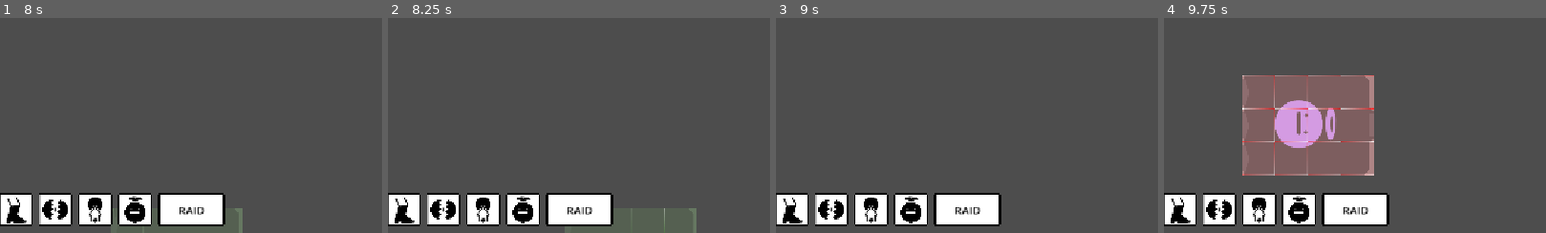
Above: before the commit, frames 1-4 (left to right).
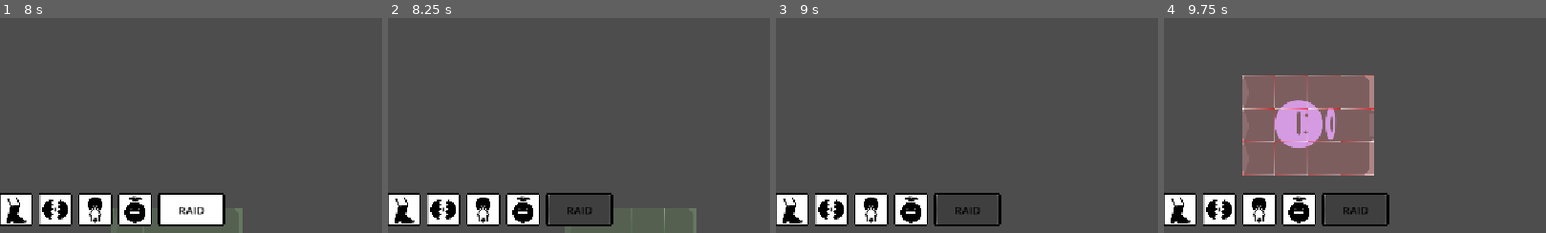
Above: after the commit, the same moments.

Repository: Schlutzkrapfen/Camara-Game
Game: Godot game, scene res://Levels/main_scene.tscn
Same seed, same stepped clock (60 frames per second), same inputs: the game is played once before the commit and once after it. This scene is started directly instead of the project's main scene.
Inputs (mouse positions are % of the whole screen's width and height, from its top left):
- Up to frame 1 (8 s): click (3, 95) at 0.5 s; click (8, 95) at 1.25 s; click (13, 95) at 2 s; click (19, 95) at 2.75 s; click (24, 95) at 3.5 s; click (29, 95) at 4.25 s; click (34, 95) at 5 s; click (39, 95) at 5.75 s; click (45, 95) at 6.5 s; click (50, 95) at 7.25 s
- Up to frame 2 (8.25 s): click "RAID" at 8 s
- Up to frame 3 (9 s): click (97, 95) at 8.75 s
- Up to frame 4 (9.75 s): tap Enter at 9.5 s; move the mouse to (45, 70) at 9.52 s; hold 9 (Upgrader) from 9.53 s (still down); tap 0 (Aliver) at 9.6 s; click (45, 70) at 9.67 s
The pictures show only the part of the screen within x 32-82%, y 50-100%; the shares and areas given below are measured in that part.

Frame 1 is identical in both runs. In frame 2, 2.2% of the frame differs, in the area x 42-59%, y 82-96%; in frame 3, 2.2%; in frame 4, 2.2%.

Commit message:
added the way that overflow in combiner works

Diff:
--- a/script/globals/GameManager.gd
+++ b/script/globals/GameManager.gd
@@ -84,7 +84,15 @@
 	# curSettlementIndex += 1 evtl -> would even increase when the raid failed
 	cam.locked = true;
 
+var check_amount:float = 1
+func check_if_finished():
+	await get_tree().create_timer(check_amount).timeout
+	if get_tree().get_node_count_in_group("enemies") >= 1:
+		check_if_finished()
+	btn_Raid.disabled = false
+
 func StartRaid() -> void:
+	btn_Raid.disabled = true
 	if settlements == null:
 		return
 	if settlements.size() == curSettlementIndex:
@@ -99,7 +107,6 @@
 		curSettlement.queue_free()
 	curSettlement = newSettlement
 	curSettlementIndex += 1
-	btn_Raid.disabled = true
 	# MISSING -> Set Producing Goo to ON!
 
 func _input(event: InputEvent) -> void:
--- a/script/spawner.gd
+++ b/script/spawner.gd
@@ -95,6 +95,8 @@
 			factory.can_get_input = false
 			factory.cur_time +=delta
 			if factory.cur_time > factory.resource_refrence.craft_time:
+				if not is_output_free(factory):
+					continue
 				match factory.resource_refrence.factory_type:
 					Global.factory_type.Combine:
 						if combine_items(factory):
@@ -170,6 +172,7 @@
 	return false
 ## Stitches two stored Creature items together and sends the result out.
 func combine_items(factory:BuildData)-> bool:
+
 	var two_creaturs:Array[Creature]
 	for item in factory.cur_items:
 		var typed_item := item as Creature
@@ -177,6 +180,7 @@
 			two_creaturs.append(typed_item)
 			if two_creaturs.size() == 2:
 				break
+
 	var dic = two_creaturs[0].StitchBodyPart(two_creaturs[1])
 
 	if output_one_item(factory,dic["host"]):
@@ -186,10 +190,15 @@
 		return true
 	else:
 		return false
+func is_output_free(factory):
+	if not flowfield.is_cell_free(factory.output_position[factory.last_output]):
+		return false
+	return true
+
 
 func output_one_item(factory,item)->bool:
 	factory.last_output = (factory.last_output +1)% len(factory.output_position)
-	if not flowfield.is_cell_free(factory.output_position[factory.last_output]):
+	if is_output_free(factory):
 		return false
 	item.process_mode = Node.AUTO_TRANSLATE_MODE_INHERIT
 	item.global_position = tilemap.to_global(
